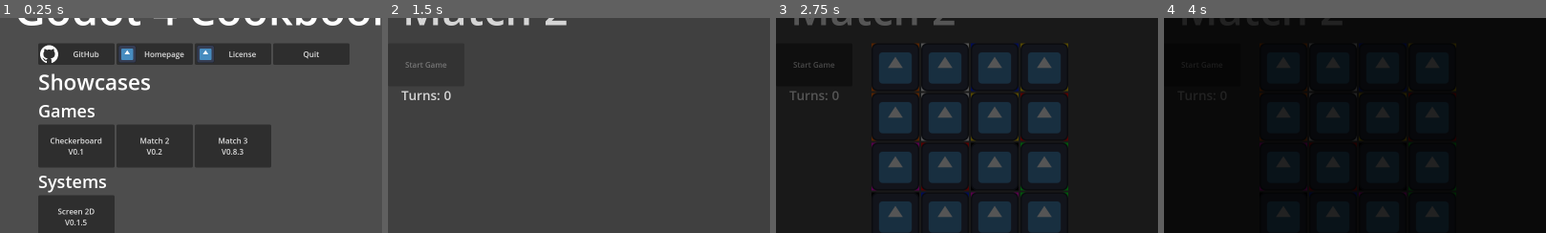
Above: before the commit, frames 1-4 (left to right).
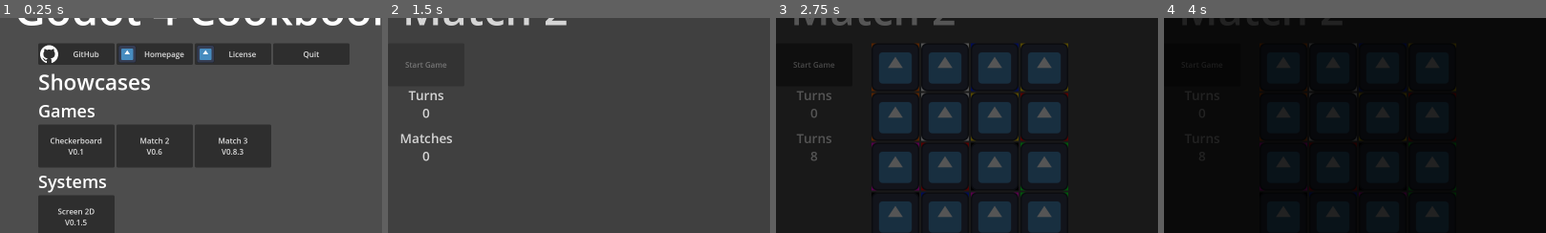
Above: after the commit, the same moments.

Repository: Thorpas/Godot-4-Cookbook
Game: Godot game, scene res://system/StartScreen.tscn
Same seed, same stepped clock (60 frames per second), same inputs: the game is played once before the commit and once after it. The engine's default icon, where the game draws it, is replaced by a stand-in: a white triangle on a blue panel in a dark square.
Inputs:
- Up to frame 1 (0.25 s): no input
- Up to frame 2 (1.5 s): click "Match 2 V0.2" (after the commit: "Match 2 V0.6") at 0.5 s; click "Fixed 16" at 1.25 s
- Up to frame 3 (2.75 s): click "Randomized 16" at 2 s
- Up to frame 4 (4 s): click "Randomized 16 Blind" at 2.75 s; click "Fixed 32 Duplicates" at 3.5 s
The pictures show only the part of the screen within x 0-50%, y 9-59%; the shares and areas given below are measured in that part.

The runs differ from the first frame. In frame 1, less than 0.1% of the frame differs, in the area x 41-43%, y 60-64%; in frame 2, 0.8%, in the area x 3-17%, y 33-67%; in frame 3, 0.5%; in frame 4, less than 0.1%.

Commit message:
Update Match 2 V0.6

Diff:
--- a/system/StartScreen.tscn
+++ b/system/StartScreen.tscn
@@ -88,7 +88,7 @@
 custom_minimum_size = Vector2(160, 90)
 layout_mode = 2
 text = "Match 2
-V0.2"
+V0.6"
 
 [node name="Match3" type="Button" parent="Interface/VBox/GamesGrid" index="2"]
 custom_minimum_size = Vector2(160, 90)
--- a/system/showcases/match2/Match2Game.gd
+++ b/system/showcases/match2/Match2Game.gd
@@ -1,15 +1,18 @@
 extends Node2D
 class_name Match2Game
 
-signal flips_increased
+signal card_selected
+signal game_over
 
 @export var columns:int
-var _flips:int = 0
+var _turns:int = 0
 var _cardSelected:Match2Card = null
 
+# Functions
+
+## Game
 func initialize_match_2_game(cards:Array):
-	_flips = 0
-	emit_signal("flips_increased")
+	_turns = 0
 	$Cards.set_columns(columns)
 	_cardSelected = null
 	for _card in $Cards.get_children():
@@ -17,17 +20,30 @@
 	for _card in cards:
 		$Cards.add_child(_card)
 		_card.card_selected.connect(on_card_selected)
+func start_game(timer:float):
+	if timer > 0.0:
+		await _reveal_cards()
+		$Timer.start(timer)
+		await $Timer.timeout
+	await _hide_cards()
+func check_game_over():
+	if count_possible_matches() == 0:
+		emit_signal("game_over")
+### Turns
+func get_turns()->int:
+	return _turns
+
+## Cards
+func create_match_2_card(key:StringName, face:Texture2D, back:Texture2D)->Match2Card:
+	var _card:Match2Card = load("res://system/showcases/match2/card/Match2Card.tscn").instantiate()
+	_card.initialize_match_2_card(key, face, back)
+	return _card
 func create_randomized_cards(faces:Dictionary, back:Texture2D, cards:int):
 	var _cards:Array = []
-	var _randomized:Array = []
 	for _i in cards:
 		var _key = faces.keys().pick_random()
 		_cards.append(create_match_2_card(_key, faces[_key], back))
-	while _cards.size() > 0:
-		var _card:Match2Card = _cards.pick_random()
-		_randomized.append(_card)
-		_cards.erase(_card)
-	return _randomized
+	return _cards
 func create_equal_card_sets(faces:Dictionary, back:Texture2D, multiples:int):
 	var _cards:Array = []
 	var _randomized:Array = []
@@ -41,22 +57,22 @@
 	return _randomized
 func create_card_pairs(faces:Dictionary, back:Texture2D)->Array:
 	return create_equal_card_sets(faces, back, 2)
-func start_game(timer:float):
-	if timer > 0.0:
-		await _reveal_cards()
-		$Timer.start(timer)
-		await $Timer.timeout
-	await _hide_cards()
-func create_match_2_card(key:StringName, face:Texture2D, back:Texture2D)->Match2Card:
-	var _card:Match2Card = load("res://system/showcases/match2/card/Match2Card.tscn").instantiate()
-	_card.initialize_match_2_card(key, face, back)
-	return _card
-
-## Cards
+func count_possible_matches()->int:
+	var _keys:Dictionary = {}
+	var _matches:int = 0
+	for _card in $Cards.get_children():
+		if _card.check_unmatched():
+			if _card.get_key() in _keys:
+				_keys[_card.get_key()] += 1
+			else:
+				_keys[_card.get_key()] = 1
+	for _key in _keys:
+		if _keys[_key] > 1:
+			_matches += int(_keys[_key] / 2)
+	return _matches
 func on_card_selected(card):
 	if _cardSelected == null:
-		_flips += 1
-		emit_signal("flips_increased")
+		_turns += 1
 		_cardSelected = card
 		_cardSelected.show_face()
 	else:
@@ -64,15 +80,13 @@
 			_cardSelected.hide_face()
 			_cardSelected = null
 		elif _cardSelected.check_match(card):
-			_flips += 1
-			emit_signal("flips_increased")
+			_turns += 1
 			_cardSelected.on_card_matched()
 			_cardSelected = null
 			card.show_face()
 			card.on_card_matched()
 		else:
-			_flips += 1
-			emit_signal("flips_increased")
+			_turns += 1
 			card.show_face()
 			await disable_cards()
 			$Timer.start(1.5)
@@ -81,6 +95,8 @@
 			card.hide_face()
 			_cardSelected.hide_face()
 			_cardSelected = null
+	emit_signal("card_selected")
+	check_game_over()
 func disable_cards():
 	for _card in $Cards.get_children():
 		_card.disable_card()
--- a/system/showcases/match2/Match2ShowcaseScreen.gd
+++ b/system/showcases/match2/Match2ShowcaseScreen.gd
@@ -1,180 +1,126 @@
 extends ShowcaseScreen
+
+# Constants
+## Shared back for all cards.
+const CARD_BACK = preload("res://data/images/icon.svg")
+
+# Variables
+## Set of eight different card faces.
+var _faces:Dictionary = {
+	&"Black": load("res://data/images/black_square.png"),
+	&"Blue": load("res://data/images/blue_square.png"),
+	&"Green": load("res://data/images/green_square.png"),
+	&"Orange": load("res://data/images/orange_square.png"),
+	&"Purple": load("res://data/images/purple_square.png"),
+	&"Red": load("res://data/images/red_square.png"),
+	&"White": load("res://data/images/white_square.png"),
+	&"Yellow": load("res://data/images/yellow_square.png"),
+}
+## Set of cards used in initialization.
+var _cards:Array = []
 
 # Functions
 ## Controls if and how long the cards are shown at the start of the game.
 var _revealTime:float = 2.5
 
 ## Interface
-func _on_fixed_16_button_up():
-	$Match2Game.columns = 4
+func _initialize_match_2_game(columns:int, revealTime:float):
 	await transition_into_color(Color.BLACK, 0.5)
-	var _cards:Array = [
-		$Match2Game.create_match_2_card(&"Black", load("res://data/images/black_square.png"), load("res://data/images/icon.svg")),
-		$Match2Game.create_match_2_card(&"Black", load("res://data/images/black_square.png"), load("res://data/images/icon.svg")),
-		$Match2Game.create_match_2_card(&"Blue", load("res://data/images/blue_square.png"), load("res://data/images/icon.svg")),
-		$Match2Game.create_match_2_card(&"Blue", load("res://data/images/blue_square.png"), load("res://data/images/icon.svg")),
-		$Match2Game.create_match_2_card(&"Green", load("res://data/images/green_square.png"), load("res://data/images/icon.svg")),
-		$Match2Game.create_match_2_card(&"Green", load("res://data/images/green_square.png"), load("res://data/images/icon.svg")),
-		$Match2Game.create_match_2_card(&"Orange", load("res://data/images/orange_square.png"), load("res://data/images/icon.svg")),
-		$Match2Game.create_match_2_card(&"Orange", load("res://data/images/orange_square.png"), load("res://data/images/icon.svg")),
-		$Match2Game.create_match_2_card(&"Purple", load("res://data/images/purple_square.png"), load("res://data/images/icon.svg")),
-		$Match2Game.create_match_2_card(&"Purple", load("res://data/images/purple_square.png"), load("res://data/images/icon.svg")),
-		$Match2Game.create_match_2_card(&"Red", load("res://data/images/red_square.png"), load("res://data/images/icon.svg")),
-		$Match2Game.create_match_2_card(&"Red", load("res://data/images/red_square.png"), load("res://data/images/icon.svg")),
-		$Match2Game.create_match_2_card(&"White", load("res://data/images/white_square.png"), load("res://data/images/icon.svg")),
-		$Match2Game.create_match_2_card(&"White", load("res://data/images/white_square.png"), load("res://data/images/icon.svg")),
-		$Match2Game.create_match_2_card(&"Yellow", load("res://data/images/yellow_square.png"), load("res://data/images/icon.svg")),
-		$Match2Game.create_match_2_card(&"Yellow", load("res://data/images/yellow_square.png"), load("res://data/images/icon.svg")),
-	]
+	$Match2Game.columns = columns
+	_update_turn_counter(0)
 	$Match2Game.initialize_match_2_game(_cards)
 	$Interface/Start.set_disabled(false)
+	_update_turn_counter($Match2Game.get_turns())
+	_update_possible_matches($Match2Game.count_possible_matches())
+	_revealTime = revealTime
 	await transition_from_color(Color.BLACK, 0.5)
-	_revealTime = 2.5
+### Game Versions
+func _on_fixed_16_button_up():
+	_cards = [
+		$Match2Game.create_match_2_card(&"Black", load("res://data/images/black_square.png"), CARD_BACK),
+		$Match2Game.create_match_2_card(&"Black", load("res://data/images/black_square.png"), CARD_BACK),
+		$Match2Game.create_match_2_card(&"Blue", load("res://data/images/blue_square.png"), CARD_BACK),
+		$Match2Game.create_match_2_card(&"Blue", load("res://data/images/blue_square.png"), CARD_BACK),
+		$Match2Game.create_match_2_card(&"Green", load("res://data/images/green_square.png"), CARD_BACK),
+		$Match2Game.create_match_2_card(&"Green", load("res://data/images/green_square.png"), CARD_BACK),
+		$Match2Game.create_match_2_card(&"Orange", load("res://data/images/orange_square.png"), CARD_BACK),
+		$Match2Game.create_match_2_card(&"Orange", load("res://data/images/orange_square.png"), CARD_BACK),
+		$Match2Game.create_match_2_card(&"Purple", load("res://data/images/purple_square.png"), CARD_BACK),
+		$Match2Game.create_match_2_card(&"Purple", load("res://data/images/purple_square.png"), CARD_BACK),
+		$Match2Game.create_match_2_card(&"Red", load("res://data/images/red_square.png"), CARD_BACK),
+		$Match2Game.create_match_2_card(&"Red", load("res://data/images/red_square.png"), CARD_BACK),
+		$Match2Game.create_match_2_card(&"White", load("res://data/images/white_square.png"), CARD_BACK),
+		$Match2Game.create_match_2_card(&"White", load("res://data/images/white_square.png"), CARD_BACK),
+		$Match2Game.create_match_2_card(&"Yellow", load("res://data/images/yellow_square.png"), CARD_BACK),
+		$Match2Game.create_match_2_card(&"Yellow", load("res://data/images/yellow_square.png"), CARD_BACK),
+	]
+	await _initialize_match_2_game(4, 2.5)
 func _on_random_16_button_up():
-	$Match2Game.columns = 4
-	await transition_into_color(Color.BLACK, 0.5)
-	var _faces:Dictionary = {
-		&"Black": load("res://data/images/black_square.png"),
-		&"Blue": load("res://data/images/blue_square.png"),
-		&"Green": load("res://data/images/green_square.png"),
-		&"Orange": load("res://data/images/orange_square.png"),
-		&"Purple": load("res://data/images/purple_square.png"),
-		&"Red": load("res://data/images/red_square.png"),
-		&"White": load("res://data/images/white_square.png"),
-		&"Yellow": load("res://data/images/yellow_square.png"),
-	}
-	$Match2Game.initialize_match_2_game($Match2Game.create_card_pairs(_faces, load("res://data/images/icon.svg")))
-	$Interface/Start.set_disabled(false)
-	await transition_from_color(Color.BLACK, 0.5)
-	_revealTime = 2.5
+	_cards = $Match2Game.create_card_pairs(_faces, CARD_BACK)
+	await _initialize_match_2_game(4, 2.5)
 func _on_random_16_blind_button_up():
-	$Match2Game.columns = 4
-	await transition_into_color(Color.BLACK, 0.5)
-	var _faces:Dictionary = {
-		&"Black": load("res://data/images/black_square.png"),
-		&"Blue": load("res://data/images/blue_square.png"),
-		&"Green": load("res://data/images/green_square.png"),
-		&"Orange": load("res://data/images/orange_square.png"),
-		&"Purple": load("res://data/images/purple_square.png"),
-		&"Red": load("res://data/images/red_square.png"),
-		&"White": load("res://data/images/white_square.png"),
-		&"Yellow": load("res://data/images/yellow_square.png"),
-	}
-	$Match2Game.initialize_match_2_game($Match2Game.create_card_pairs(_faces, load("res://data/images/icon.svg")))
-	$Interface/Start.set_disabled(false)
-	await transition_from_color(Color.BLACK, 0.5)
-	_revealTime = 0.0
+	_cards = $Match2Game.create_card_pairs(_faces, CARD_BACK)
+	await _initialize_match_2_game(4, 0.0)
 func _on_fixed_32_duplicates_button_up():
-	$Match2Game.columns = 8
-	await transition_into_color(Color.BLACK, 0.5)
-	var _cards:Array = [
-		$Match2Game.create_match_2_card(&"Black", load("res://data/images/black_square.png"), load("res://data/images/icon.svg")),
-		$Match2Game.create_match_2_card(&"Blue", load("res://data/images/blue_square.png"), load("res://data/images/icon.svg")),
-		$Match2Game.create_match_2_card(&"Green", load("res://data/images/green_square.png"), load("res://data/images/icon.svg")),
-		$Match2Game.create_match_2_card(&"Orange", load("res://data/images/orange_square.png"), load("res://data/images/icon.svg")),
-		$Match2Game.create_match_2_card(&"Purple", load("res://data/images/purple_square.png"), load("res://data/images/icon.svg")),
-		$Match2Game.create_match_2_card(&"Red", load("res://data/images/red_square.png"), load("res://data/images/icon.svg")),
-		$Match2Game.create_match_2_card(&"White", load("res://data/images/white_square.png"), load("res://data/images/icon.svg")),
-		$Match2Game.create_match_2_card(&"Yellow", load("res://data/images/yellow_square.png"), load("res://data/images/icon.svg")),
-		$Match2Game.create_match_2_card(&"Black", load("res://data/images/black_square.png"), load("res://data/images/icon.svg")),
-		$Match2Game.create_match_2_card(&"Blue", load("res://data/images/blue_square.png"), load("res://data/images/icon.svg")),
-		$Match2Game.create_match_2_card(&"Green", load("res://data/images/green_square.png"), load("res://data/images/icon.svg")),
-		$Match2Game.create_match_2_card(&"Orange", load("res://data/images/orange_square.png"), load("res://data/images/icon.svg")),
-		$Match2Game.create_match_2_card(&"Purple", load("res://data/images/purple_square.png"), load("res://data/images/icon.svg")),
-		$Match2Game.create_match_2_card(&"Red", load("res://data/images/red_square.png"), load("res://data/images/icon.svg")),
-		$Match2Game.create_match_2_card(&"White", load("res://data/images/white_square.png"), load("res://data/images/icon.svg")),
-		$Match2Game.create_match_2_card(&"Yellow", load("res://data/images/yellow_square.png"), load("res://data/images/icon.svg")),
-		$Match2Game.create_match_2_card(&"Black", load("res://data/images/black_square.png"), load("res://data/images/icon.svg")),
-		$Match2Game.create_match_2_card(&"Blue", load("res://data/images/blue_square.png"), load("res://data/images/icon.svg")),
-		$Match2Game.create_match_2_card(&"Green", load("res://data/images/green_square.png"), load("res://data/images/icon.svg")),
-		$Match2Game.create_match_2_card(&"Orange", load("res://data/images/orange_square.png"), load("res://data/images/icon.svg")),
-		$Match2Game.create_match_2_card(&"Purple", load("res://data/images/purple_square.png"), load("res://data/images/icon.svg")),
-		$Match2Game.create_match_2_card(&"Red", load("res://data/images/red_square.png"), load("res://data/images/icon.svg")),
-		$Match2Game.create_match_2_card(&"White", load("res://data/images/white_square.png"), load("res://data/images/icon.svg")),
-		$Match2Game.create_match_2_card(&"Yellow", load("res://data/images/yellow_square.png"), load("res://data/images/icon.svg")),
-		$Match2Game.create_match_2_card(&"Black", load("res://data/images/black_square.png"), load("res://data/images/icon.svg")),
-		$Match2Game.create_match_2_card(&"Blue", load("res://data/images/blue_square.png"), load("res://data/images/icon.svg")),
-		$Match2Game.create_match_2_card(&"Green", load("res://data/images/green_square.png"), load("res://data/images/icon.svg")),
-		$Match2Game.create_match_2_card(&"Orange", load("res://data/images/orange_square.png"), load("res://data/images/icon.svg")),
-		$Match2Game.create_match_2_card(&"Purple", load("res://data/images/purple_square.png"), load("res://data/images/icon.svg")),
-		$Match2Game.create_match_2_card(&"Red", load("res://data/images/red_square.png"), load("res://data/images/icon.svg")),
-		$Match2Game.create_match_2_card(&"White", load("res://data/images/white_square.png"), load("res://data/images/icon.svg")),
-		$Match2Game.create_match_2_card(&"Yellow", load("res://data/images/yellow_square.png"), load("res://data/images/icon.svg")),
+	_cards = [
+		$Match2Game.create_match_2_card(&"Black", load("res://data/images/black_square.png"), CARD_BACK),
+		$Match2Game.create_match_2_card(&"Blue", load("res://data/images/blue_square.png"), CARD_BACK),
+		$Match2Game.create_match_2_card(&"Green", load("res://data/images/green_square.png"), CARD_BACK),
+		$Match2Game.create_match_2_card(&"Orange", load("res://data/images/orange_square.png"), CARD_BACK),
+		$Match2Game.create_match_2_card(&"Purple", load("res://data/images/purple_square.png"), CARD_BACK),
+		$Match2Game.create_match_2_card(&"Red", load("res://data/images/red_square.png"), CARD_BACK),
+		$Match2Game.create_match_2_card(&"White", load("res://data/images/white_square.png"), CARD_BACK),
+		$Match2Game.create_match_2_card(&"Yellow", load("res://data/images/yellow_square.png"), CARD_BACK),
+		$Match2Game.create_match_2_card(&"Black", load("res://data/images/black_square.png"), CARD_BACK),
+		$Match2Game.create_match_2_card(&"Blue", load("res://data/images/blue_square.png"), CARD_BACK),
+		$Match2Game.create_match_2_card(&"Green", load("res://data/images/green_square.png"), CARD_BACK),
+		$Match2Game.create_match_2_card(&"Orange", load("res://data/images/orange_square.png"), CARD_BACK),
+		$Match2Game.create_match_2_card(&"Purple", load("res://data/images/purple_square.png"), CARD_BACK),
+		$Match2Game.create_match_2_card(&"Red", load("res://data/images/red_square.png"), CARD_BACK),
+		$Match2Game.create_match_2_card(&"White", load("res://data/images/white_square.png"), CARD_BACK),
+		$Match2Game.create_match_2_card(&"Yellow", load("res://data/images/yellow_square.png"), CARD_BACK),
+		$Match2Game.create_match_2_card(&"Black", load("res://data/images/black_square.png"), CARD_BACK),
+		$Match2Game.create_match_2_card(&"Blue", load("res://data/images/blue_square.png"), CARD_BACK),
+		$Match2Game.create_match_2_card(&"Green", load("res://data/images/green_square.png"), CARD_BACK),
+		$Match2Game.create_match_2_card(&"Orange", load("res://data/images/orange_square.png"), CARD_BACK),
+		$Match2Game.create_match_2_card(&"Purple", load("res://data/images/purple_square.png"), CARD_BACK),
+		$Match2Game.create_match_2_card(&"Red", load("res://data/images/red_square.png"), CARD_BACK),
+		$Match2Game.create_match_2_card(&"White", load("res://data/images/white_square.png"), CARD_BACK),
+		$Match2Game.create_match_2_card(&"Yellow", load("res://data/images/yellow_square.png"), CARD_BACK),
+		$Match2Game.create_match_2_card(&"Black", load("res://data/images/black_square.png"), CARD_BACK),
+		$Match2Game.create_match_2_card(&"Blue", load("res://data/images/blue_square.png"), CARD_BACK),
+		$Match2Game.create_match_2_card(&"Green", load("res://data/images/green_square.png"), CARD_BACK),
+		$Match2Game.create_match_2_card(&"Orange", load("res://data/images/orange_square.png"), CARD_BACK),
+		$Match2Game.create_match_2_card(&"Purple", load("res://data/images/purple_square.png"), CARD_BACK),
+		$Match2Game.create_match_2_card(&"Red", load("res://data/images/red_square.png"), CARD_BACK),
+		$Match2Game.create_match_2_card(&"White", load("res://data/images/white_square.png"), CARD_BACK),
+		$Match2Game.create_match_2_card(&"Yellow", load("res://data/images/yellow_square.png"), CARD_BACK),
 	]
-	$Match2Game.initialize_match_2_game(_cards)
-	$Interface/Start.set_disabled(false)
-	await transition_from_color(Color.BLACK, 0.5)
-	_revealTime = 2.5
+	await _initialize_match_2_game(8, 2.5)
 func _on_random_32_duplicates_button_up():
-	$Match2Game.columns = 8
-	await transition_into_color(Color.BLACK, 0.5)
-	var _faces:Dictionary = {
-		&"Black": load("res://data/images/black_square.png"),
-		&"Blue": load("res://data/images/blue_square.png"),
-		&"Green": load("res://data/images/green_square.png"),
-		&"Orange": load("res://data/images/orange_square.png"),
-		&"Purple": load("res://data/images/purple_square.png"),
-		&"Red": load("res://data/images/red_square.png"),
-		&"White": load("res://data/images/white_square.png"),
-		&"Yellow": load("res://data/images/yellow_square.png"),
-	}
-	$Match2Game.initialize_match_2_game($Match2Game.create_equal_card_sets(_faces, load("res://data/images/icon.svg"), 4))
-	$Interface/Start.set_disabled(false)
-	await transition_from_color(Color.BLACK, 0.5)
-	_revealTime = 2.5
+	_cards = $Match2Game.create_equal_card_sets(_faces, CARD_BACK, 4)
+	await _initialize_match_2_game(8, 2.5)
 func _on_random_32_duplicates_blind_button_up():
-	$Match2Game.columns = 8
-	await transition_into_color(Color.BLACK, 0.5)
-	var _faces:Dictionary = {
-		&"Black": load("res://data/images/black_square.png"),
-		&"Blue": load("res://data/images/blue_square.png"),
-		&"Green": load("res://data/images/green_square.png"),
-		&"Orange": load("res://data/images/orange_square.png"),
-		&"Purple": load("res://data/images/purple_square.png"),
-		&"Red": load("res://data/images/red_square.png"),
-		&"White": load("res://data/images/white_square.png"),
-		&"Yellow": load("res://data/images/yellow_square.png"),
-	}
-	$Match2Game.initialize_match_2_game($Match2Game.create_equal_card_sets(_faces, load("res://data/images/icon.svg"), 4))
-	$Interface/Start.set_disabled(false)
-	await transition_from_color(Color.BLACK, 0.5)
-	_revealTime = 0.0
+	_cards = $Match2Game.create_equal_card_sets(_faces, CARD_BACK, 4)
+	await _initialize_match_2_game(8, 0.0)
 func _on_random_32_multiples_button_up():
-	$Match2Game.columns = 8
-	await transition_into_color(Color.BLACK, 0.5)
-	var _faces:Dictionary = {
-		&"Black": load("res://data/images/black_square.png"),
-		&"Blue": load("res://data/images/blue_square.png"),
-		&"Green": load("res://data/images/green_square.png"),
-		&"Orange": load("res://data/images/orange_square.png"),
-		&"Purple": load("res://data/images/purple_square.png"),
-		&"Red": load("res://data/images/red_square.png"),
-		&"White": load("res://data/images/white_square.png"),
-		&"Yellow": load("res://data/images/yellow_square.png"),
-	}
-	$Match2Game.initialize_match_2_game($Match2Game.create_randomized_cards(_faces, load("res://data/images/icon.svg"), 32))
-	$Interface/Start.set_disabled(false)
-	await transition_from_color(Color.BLACK, 0.5)
-	_revealTime = 2.5
+	_cards = $Match2Game.create_randomized_cards(_faces, CARD_BACK, 32)
+	await _initialize_match_2_game(8, 2.5)
 func _on_random_32_multiples_blind_button_up():
-	$Match2Game.columns = 8
-	await transition_into_color(Color.BLACK, 0.5)
-	var _faces:Dictionary = {
-		&"Black": load("res://data/images/black_square.png"),
-		&"Blue": load("res://data/images/blue_square.png"),
-		&"Green": load("res://data/images/green_square.png"),
-		&"Orange": load("res://data/images/orange_square.png"),
-		&"Purple": load("res://data/images/purple_square.png"),
-		&"Red": load("res://data/images/red_square.png"),
-		&"White": load("res://data/images/white_square.png"),
-		&"Yellow": load("res://data/images/yellow_square.png"),
-	}
-	$Match2Game.initialize_match_2_game($Match2Game.create_randomized_cards(_faces, load("res://data/images/icon.svg"), 32))
-	$Interface/Start.set_disabled(false)
-	await transition_from_color(Color.BLACK, 0.5)
-	_revealTime = 0.0
+	_cards = $Match2Game.create_randomized_cards(_faces, CARD_BACK, 32)
+	await _initialize_match_2_game(8, 0.0)
+### Game
 func _on_start_button_up():
 	$Match2Game.start_game(_revealTime)
 	$Interface/Start.set_disabled(true)
-func _on_match_2_game_flips_increased():
-	$Turns.set_text("[center][font_size=27]Turns: " + str($Match2Game._flips))
+	_update_turn_counter($Match2Game.get_turns())
+	_update_possible_matches($Match2Game.count_possible_matches())
+func _on_match_2_game_card_selected():
+	_update_turn_counter($Match2Game.get_turns())
+	_update_possible_matches($Match2Game.count_possible_matches())
+func _on_match_2_game_game_over():
+	pass
+func _update_turn_counter(turns:int):
+	$Turns.set_text("[center][font_size=27]Turns\n" + str(turns))
+func _update_possible_matches(matches:int):
+	$Matches.set_text("[center][font_size=27]Turns\n" + str(matches))
--- a/system/showcases/match2/Match2ShowcaseScreen.tscn
+++ b/system/showcases/match2/Match2ShowcaseScreen.tscn
@@ -19,7 +19,18 @@
 offset_right = 160.0
 offset_bottom = 315.0
 bbcode_enabled = true
-text = "[center][font_size=27]Turns: 0"
+text = "[center][font_size=27]Turns
+0"
+fit_content = true
+
+[node name="Matches" type="RichTextLabel" parent="." index="3"]
+custom_minimum_size = Vector2(160, 90)
+offset_top = 315.0
+offset_right = 160.0
+offset_bottom = 405.0
+bbcode_enabled = true
+text = "[center][font_size=27]Matches
+0"
 fit_content = true
 
 [node name="Start" type="Button" parent="Interface" index="0"]
@@ -82,7 +93,8 @@
 text = "Randomized 32
 Multiples Blind"
 
-[connection signal="flips_increased" from="Match2Game" to="." method="_on_match_2_game_flips_increased"]
+[connection signal="card_selected" from="Match2Game" to="." method="_on_match_2_game_card_selected"]
+[connection signal="game_over" from="Match2Game" to="." method="_on_match_2_game_game_over"]
 [connection signal="button_up" from="Interface/Start" to="." method="_on_start_button_up"]
 [connection signal="button_up" from="Interface/VBoxContainer/Fixed16" to="." method="_on_fixed_16_button_up"]
 [connection signal="button_up" from="Interface/VBoxContainer/Random16" to="." method="_on_random_16_button_up"]
--- a/system/showcases/match2/card/Match2Card.gd
+++ b/system/showcases/match2/card/Match2Card.gd
@@ -4,7 +4,9 @@
 signal card_selected(card)
 
 # Variables
+## Key to determine matching cards.
 var _key:StringName = &"key"
+## Wether the card has been matched or not.
 var _matched:bool = false
 
 # Functions
@@ -16,8 +18,10 @@
 	$Back.set_texture(back)
 	set_disabled(true)
 	hide_face()
-func check_match(other):
+func check_match(other)->bool:
 	return _key == other.get_key()
+func check_unmatched()->bool:
+	return not _matched
 func show_face():
 	_hide_back()
 func hide_face():
